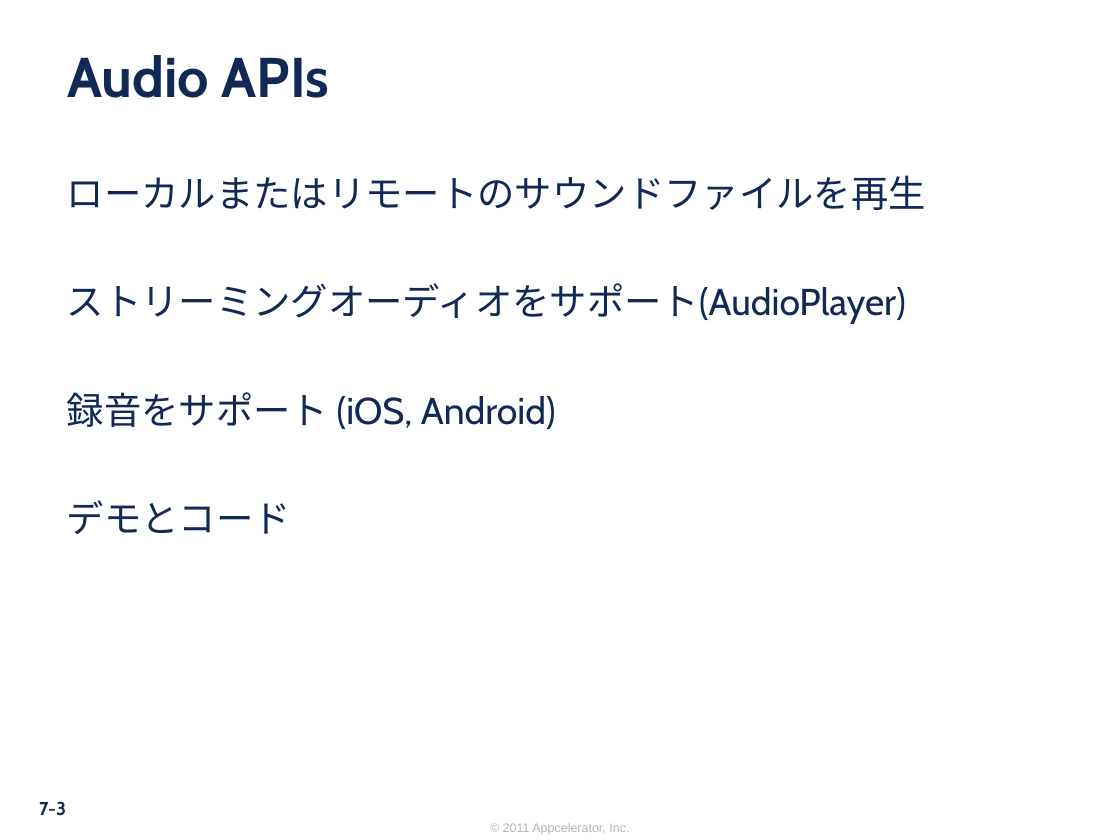
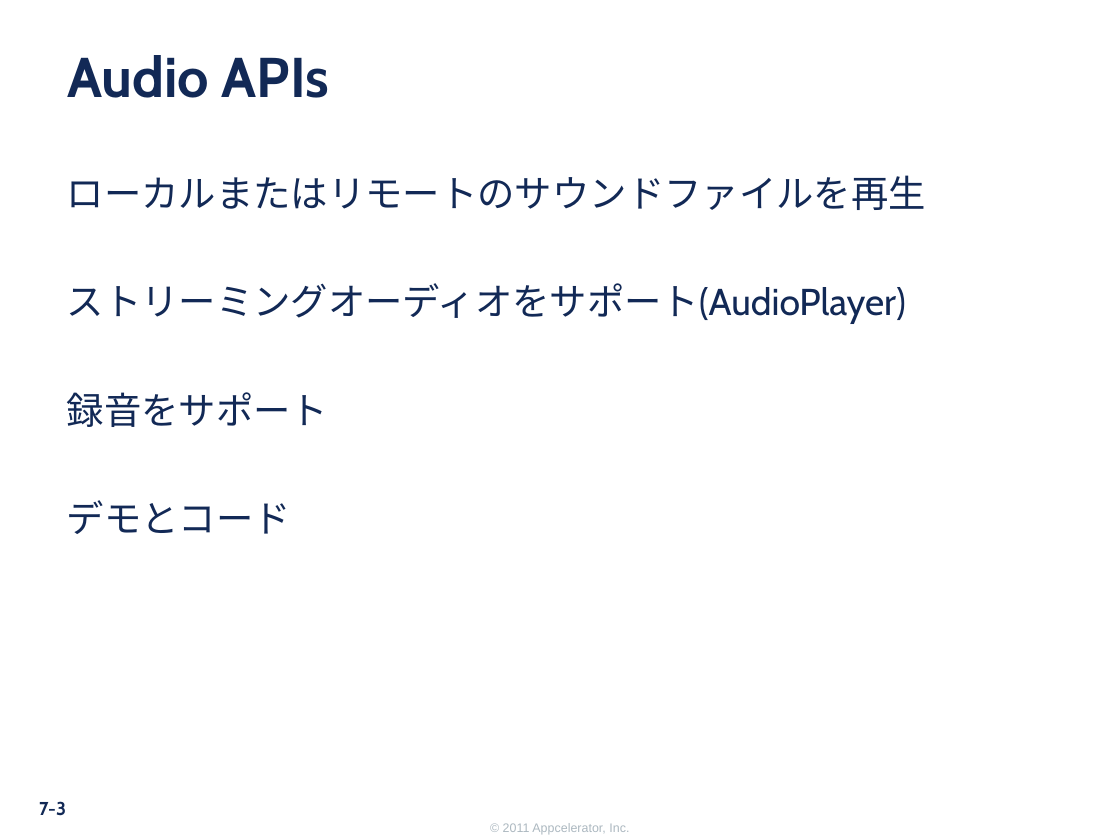
Before and after one commit to appcelerator-training-archive/tcad_certification, a slide deck: slide 3 of japanese/260_ja.ppt. Drawn at 1120x840 pixels with LibreOffice and Linux fonts; fonts in the diff are those of the drawing; background and template pictures are left out. Boxes give left, top, right and bottom in pixels: in the first picture for what was removed or moved away, otherwise in the second. Text is boxed around its words. In the diff, an @@ line names an element or a change of style, - is before the commit and + after.

```diff
--- a/japanese/260_ja.ppt
+++ b/japanese/260_ja.ppt
@@ text at [67, 392, 328, 427]: text changed @@
-録音をサポート (iOS, Android)
+録音をサポート
```
Also in this commit, not shown: 1 other slide changed, 5 other files.
